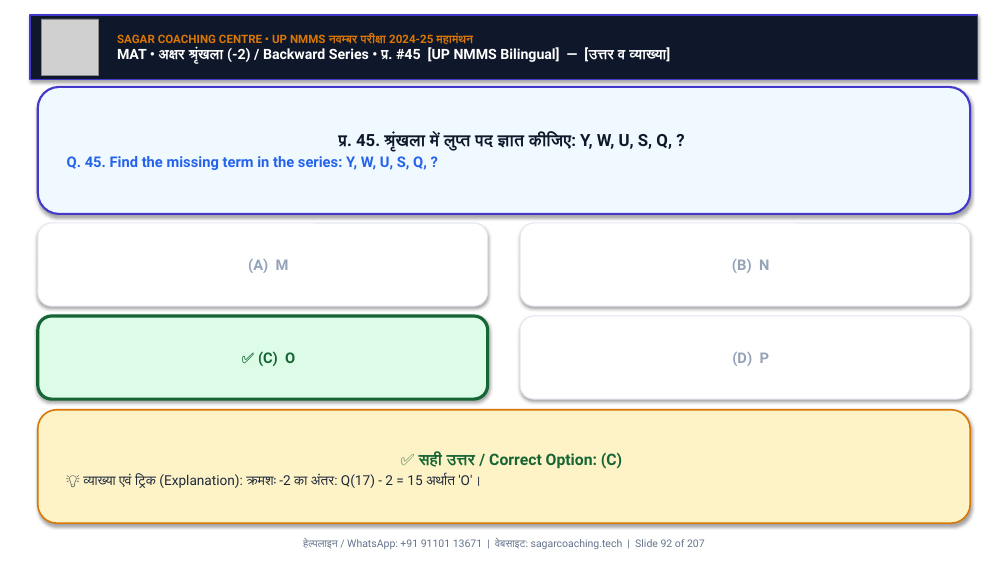
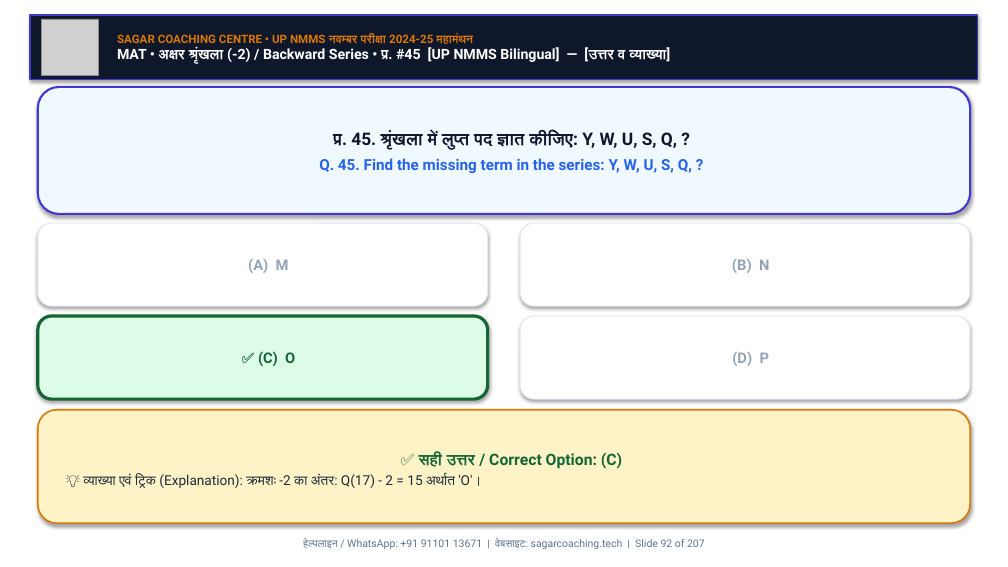
Before and after one commit to Sudhirkr85/nnms, a slide deck: slide 92 of UP_NMMS_MahaManthan_Nov_Exam_SagarSir/UP_NMMS_MAT_MahaManthan_100Q_Nov_Exam.pptx. Drawn at 1008x567 pixels with LibreOffice and Linux fonts; fonts in the diff are those of the drawing; grey boxes stand for pictures. Boxes give left, top, right and bottom in pixels: in the first picture for what was removed or moved away, otherwise in the second. Text is boxed around its words. In the diff, an @@ line names an element or a change of style, - is before the commit and + after.

```diff
--- a/UP_NMMS_MahaManthan_Nov_Exam_SagarSir/UP_NMMS_MAT_MahaManthan_100Q_Nov_Exam.pptx
+++ b/UP_NMMS_MahaManthan_Nov_Exam_SagarSir/UP_NMMS_MAT_MahaManthan_100Q_Nov_Exam.pptx
@@ rounded rectangle "प्र. 45. श्रृंखला में लुप्त ..." at <box>38,87,970,214</box>: size 16 to 16.5 pt in "प्र. 45. श्रृंखला में लुप्त पद ज्ञात ..."; size 14 to 14.5 pt in "Q. 45. Find the missing term in ..."; alignment left to centre; more space between paragraphs @@
```
Also in this commit, not shown: 203 other slides changed, 14 other files.
